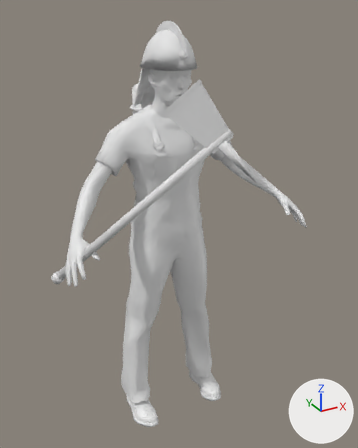
Before and after pictures for a commit that changed the glTF model assets/revenant_lod.glb.
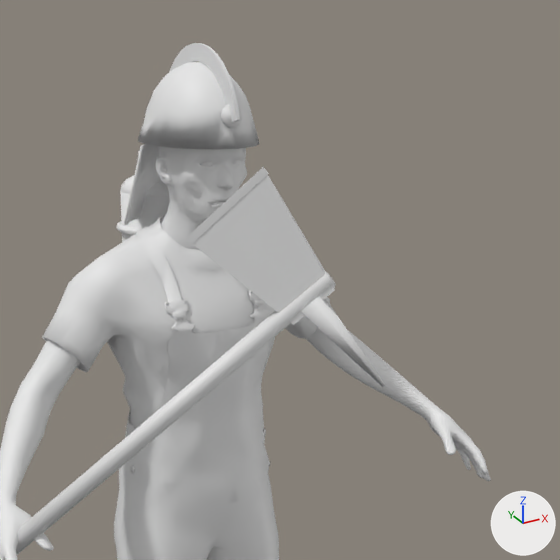
Old and new are each drawn whole from a 50 mm camera at (-1.043, -2.038, 2.039) aimed at (-0.018, -0.174, 1.107) and again close up on the part from 21% to 95% of the width and 0% to 59% of the height. Lighting does not change. The marker at lower right points along +X, +Y and +Z. The first two pictures are the older version. Vertices at exactly the same position are counted once.

The older version as bpy lines, for what is in view:
```python
me_male_generic = bpy.data.meshes.new('male_generic')
me_male_generic.from_pydata(...)  # 5431 vertices, 10037 faces; spans x -0.65..0.61, y -0.7..0.26, z -0.03..1.98
ob_revenant_revenant_male_generic = bpy.data.objects.new('revenant.revenant.male_generic', me_male_generic)
ob_revenant_revenant_male_generic.location = (0.0, 0.0, 0.0)
```
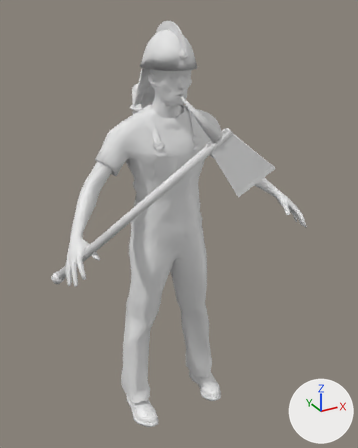
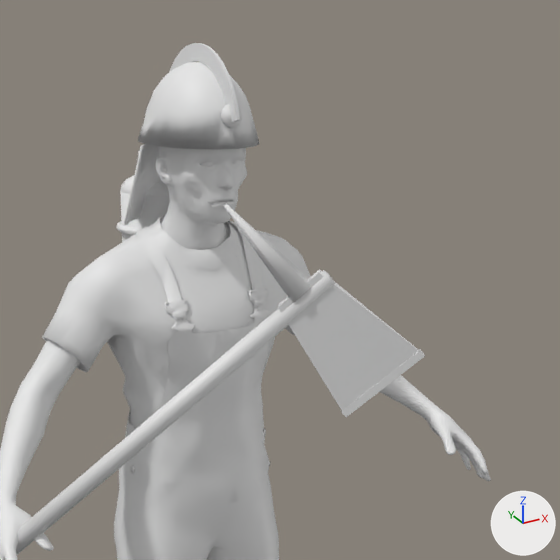
Pixel boxes [x1, y1, x2, y2] of what changed, in the close-ups (560 x 560 px):
part 1 of me_male_generic, added: after [224, 203, 311, 302]
part 2 of me_male_generic, reshaped: before [186, 104, 385, 387]; after [223, 104, 425, 417]

Diff of the bpy script that builds the scene:
```diff
--- a/assets/revenant_lod.glb.py
+++ b/assets/revenant_lod.glb.py
@@ me_male_generic @@
 # used by ob_revenant_revenant_male_generic; location = (0.0, 0.0, 0.0)
-me_male_generic.from_pydata(...)  # 5431 vertices, 10037 faces; spans x -0.65..0.61, y -0.7..0.26, z -0.03..1.98
+me_male_generic.from_pydata(...)  # 5431 vertices, 10037 faces; spans x -0.65..0.61, y -0.73..0.26, z -0.03..1.98
+# me_male_generic part 1: a new loose piece of 14 vertices spanning x -0.21..-0.08, y -0.63..-0.53, z 1.6..1.76
+# me_male_generic part 2
+# 31 vertices are removed from x -0.26..0.01, y -0.7..-0.18, z 1.46..1.88
+# 58 faces are deleted
+# 2 vertices move within x 0.0, y -0.18, z 1.88
+# 18 vertices are added at x -0.14..0.07, y -0.73..-0.18, z 1.4..1.88
+# 36 new faces join them
+# other edits to the shape of me_male_generic do not show in these pictures
```
